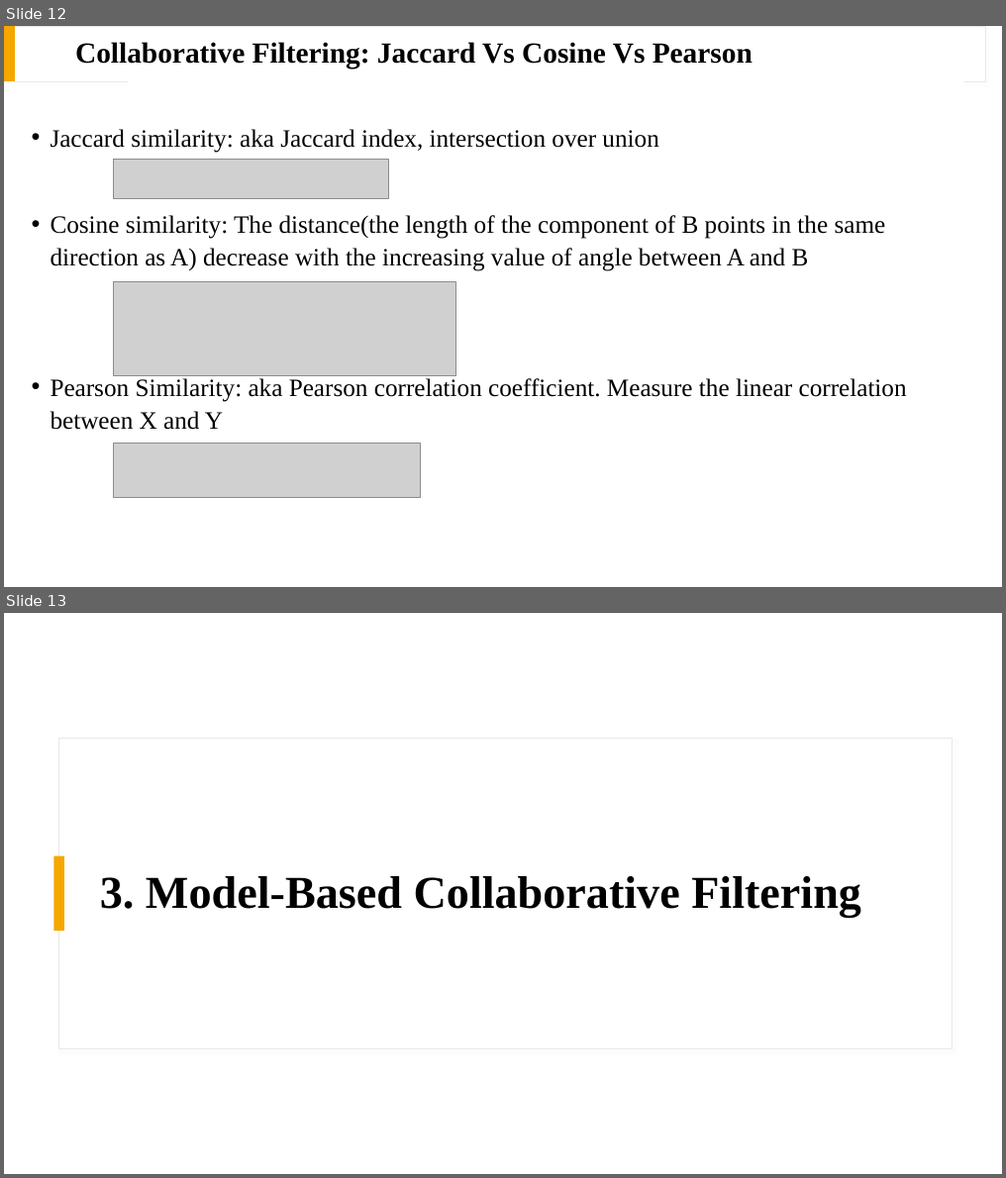
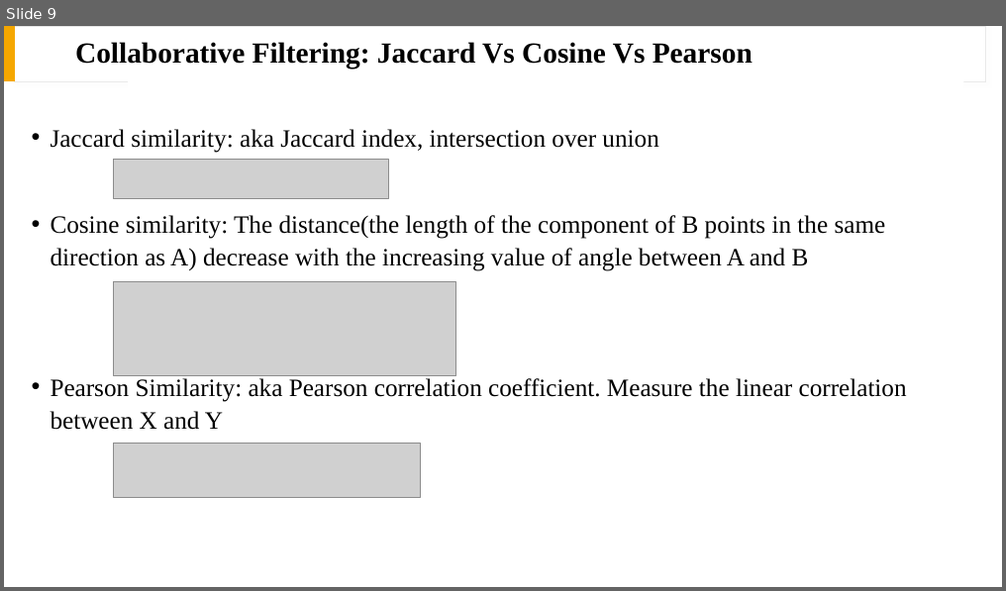
Before and after one commit to drago1234/CSE5525-Final-Project, a slide deck: presentation.pptx. Shown one above the other, each under a label of ours: slides 12 and 13 before the commit, slide 9 after it. The pictures are 1006x1178 and 1006x591 pixels, drawn with LibreOffice and Linux fonts; fonts in the diff are those of the drawing; grey boxes stand for pictures. Boxes give left, top, right and bottom in pixels: in the first picture for what was removed or moved away, otherwise in the second. Text is boxed around its words. In the diff, an @@ line names an element or a change of style, - is before the commit and + after.

```diff
--- a/presentation.pptx
+++ b/presentation.pptx
@@ slide 13 removed at (4, 613, 1002, 1174), background #FFFFFF @@
@@ rectangle removed at (58, 739, 952, 1050) @@
@@ rectangle removed at (54, 857, 64, 931) @@
@@ title removed at (100, 876, 861, 918) @@
-3. Model-Based Collaborative Filtering
@@ what was slide 12 is now slide 9 @@
```
Also in this commit, not shown: 3 slides changed, 4 slides added, 11 other slides removed, 2 other files.
